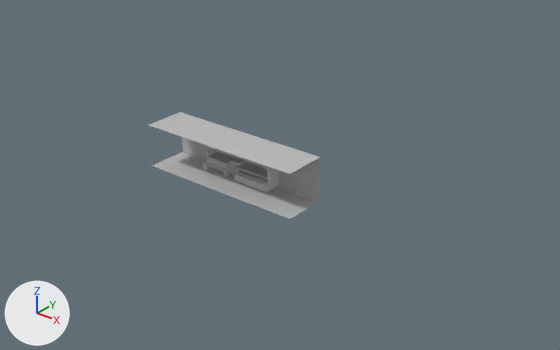
Renders of the FBX model Hallway.fbx from each side of a commit.
Rendered twice from a camera (50 mm lens) standing at (1.031, -1.169, 0.754) and looking at (0.039, 0.071, -0.015). Every picture has the same lights, and +X, +Y and +Z are marked at lower left. Where no turn or scale is listed for an object, it has been applied to the vertices.
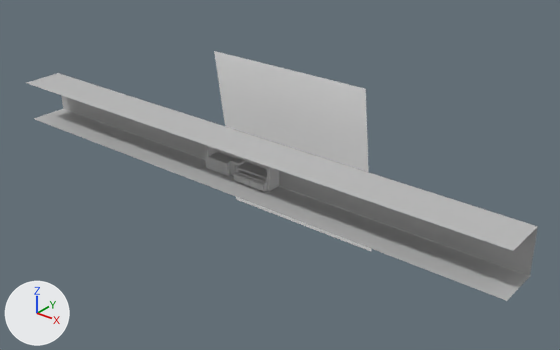
What differs and where, as boxes (x1, y1, x2, y2) in the pictures (560 x 350 px):
'pPlane1', rescaled (197% wider, 184% taller): before (149, 112, 320, 174); after (27, 73, 537, 251)
'pPlane3', moved, rescaled (196% wider, 184% taller): before (152, 152, 319, 219); after (34, 109, 531, 301)
'pPlane5', added: after (214, 51, 371, 251)
'pPlane2', rescaled (243% wider, 129% taller): before (181, 112, 320, 200); after (59, 73, 538, 276)

Diff of the bpy script that builds the scene:
```diff
--- a/Hallway.fbx.py
+++ b/Hallway.fbx.py
@@ mat_phonge1 @@
+mat_phonge1 = principled_material('phongE1')
+mat_phonge1.base_color = (1.0, 1.0, 1.0)  # white #ffffff
+mat_phonge1.roughness = 0.553
@@ me_mesh_004 @@
+me_mesh_004.from_pydata(...)  # 121 vertices, 100 faces; spans x -0.214..0.214, y -0.031..0.031, z -0.212..0.212
+me_mesh_004.materials.append(mat_phonge1)  # its picture is missing
@@ ob_pplane3 @@
 ob_pplane3 = bpy.data.objects.new('pPlane3', me_mesh_002)
-ob_pplane3.location = (0.0, -0.049, 0.0)
+ob_pplane3.location = (0.0, -0.044, 0.0)
 ob_pplane3.rotation_euler = (1.562, 0.0, 0.0)  # degrees (89, 0, 0)
-ob_pplane3.scale = (0.401, 0.0416, 0.1)
+ob_pplane3.scale = (1.31, 0.0416, 0.1)
@@ ob_pplane1 @@
 ob_pplane1.rotation_euler = (1.571, 0.0, 0.0)  # degrees (90, 0, 0)
-ob_pplane1.scale = (0.401, 0.0416, 0.1)
+ob_pplane1.scale = (1.31, 0.0416, 0.1)
@@ ob_pplane2 @@
 ob_pplane2.rotation_euler = (0.0142, 0.0, 0.0)  # degrees (0.8, 0, 0)
-ob_pplane2.scale = (0.401, 0.0416, 0.1)
+ob_pplane2.scale = (1.31, 0.0416, 0.1)
@@ ob_pplane5 @@
+ob_pplane5 = bpy.data.objects.new('pPlane5', me_mesh_004)
+ob_pplane5.location = (0.0, 0.168, 0.0)
```
